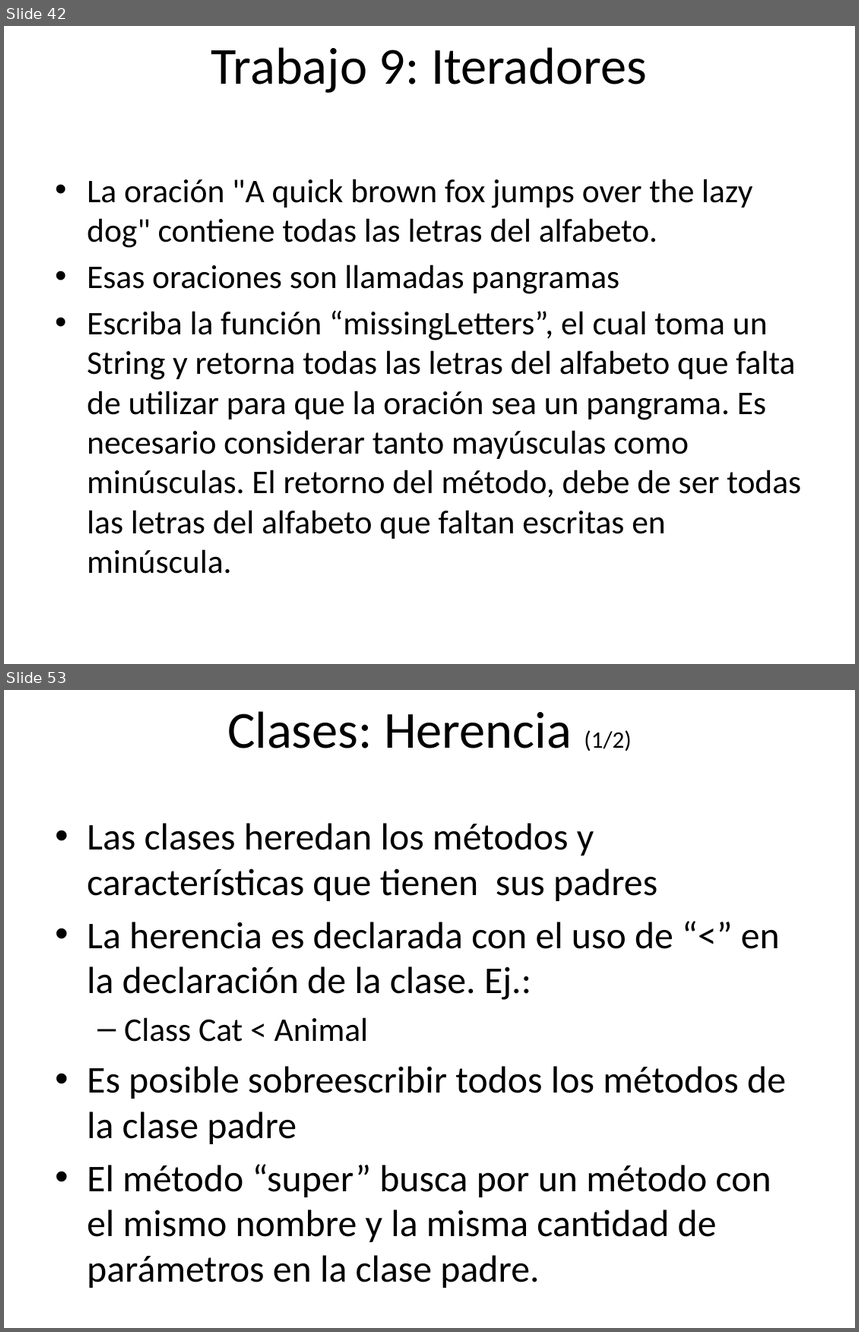
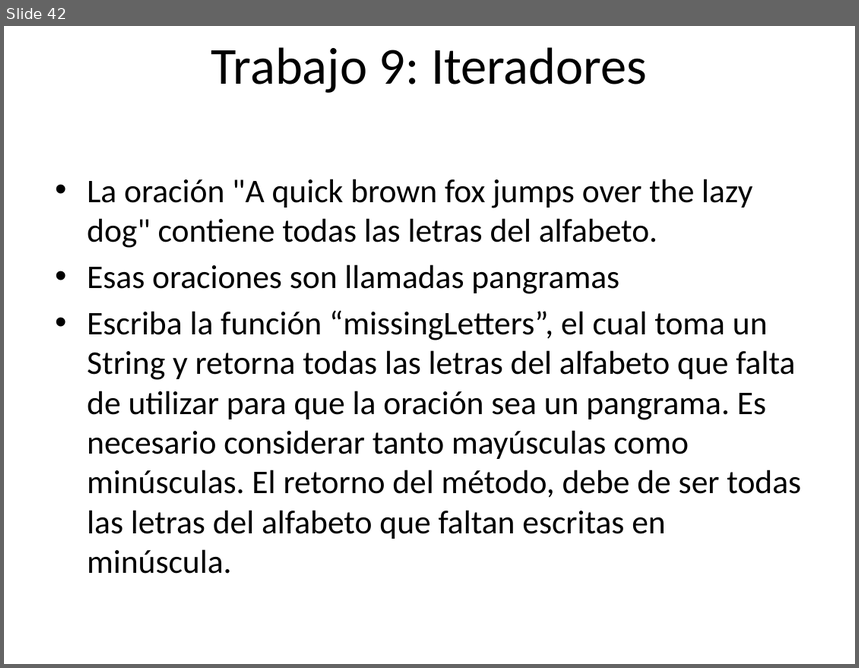
Before and after one commit to rarodriguez/curso_rails, a slide deck: presentaciones/Clase 1-Introduccion a Ruby.pptx. Shown one above the other, each under a label of ours: slides 42 and 53 before the commit, slide 42 after it; the slides between them are not shown. The pictures are 859x1332 and 859x668 pixels, drawn with LibreOffice and Linux fonts; fonts in the diff are those of the drawing; background and template pictures are left out. Boxes give left, top, right and bottom in pixels: in the first picture for what was removed or moved away, otherwise in the second. Text is boxed around its words. In the diff, an @@ line names an element or a change of style, - is before the commit and + after.

Commit message:
Agregando el codigo de ejemplo del trabajo en clase y la plantilla de la presentacion que vamos a ver en la clase 2

```diff
--- a/presentaciones/Clase 1-Introduccion a Ruby.pptx
+++ b/presentaciones/Clase 1-Introduccion a Ruby.pptx
@@ slide 53 removed at [4, 690, 855, 1328], background picture (left out) @@
@@ title removed at [227, 711, 631, 751] @@
-Clases: Herencia (1/2)
@@ text removed at [87, 823, 786, 1243] @@
-• Las clases heredan los métodos y características que tienen sus padres
-• La herencia es declarada con el uso de “<” en la declaración de la clase. Ej.:
-  – Class Cat < Animal
-• Es posible sobreescribir todos los métodos de la clase padre
-• El método “super” busca por un método con el mismo nombre y la misma cantidad de parámetros en la clase padre.
```
Also in this commit, not shown: 1 slide changed, 26 other slides removed, 2 other files.
